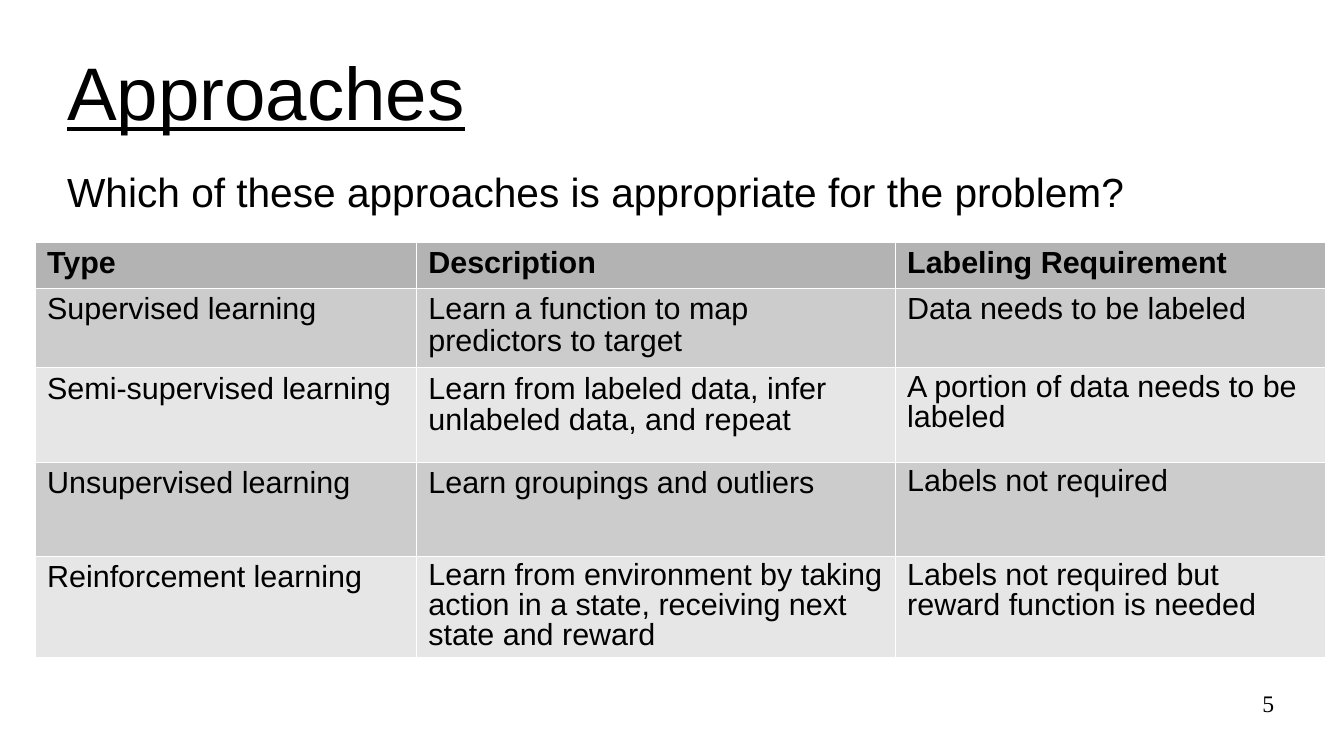
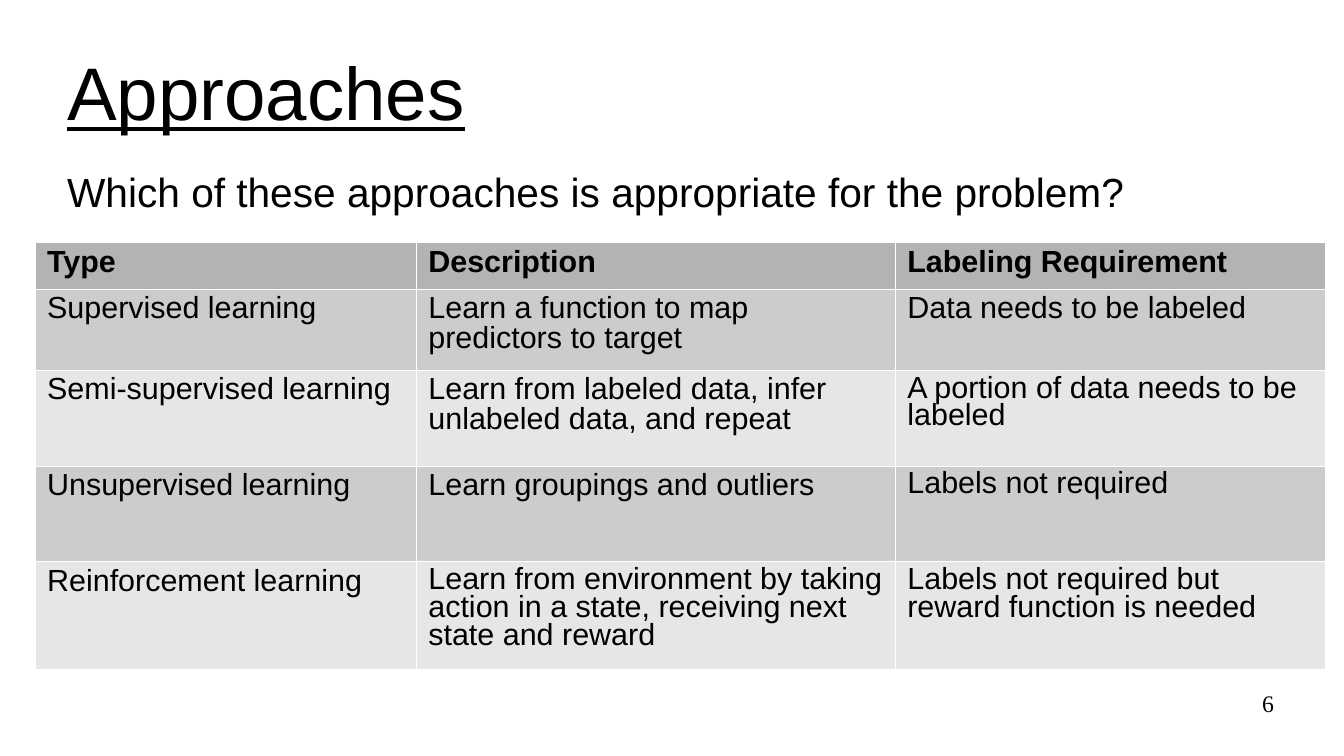
Before and after one commit to UVADS/ds6011, a slide deck: slide 6 of 03_ml_problem_framing.ppt (slide 5 before the commit). Drawn at 1344x756 pixels with LibreOffice and Linux fonts; fonts in the diff are those of the drawing. Boxes give left, top, right and bottom in pixels: in the first picture for what was removed or moved away, otherwise in the second. Text is boxed around its words. In the diff, an @@ line names an element or a change of style, - is before the commit and + after.

```diff
--- a/03_ml_problem_framing.ppt
+++ b/03_ml_problem_framing.ppt
@@ table at bbox=[35, 243, 1327, 670] @@
@@ line spacing 0.93 to 0.87 @@
@@ line spacing 0.87 to 0.81 @@
@@ page number at bbox=[1262, 696, 1274, 713]: text changed @@
-5
+6
```
Also in this commit, not shown: 2 other slides changed, 2 slides added.
